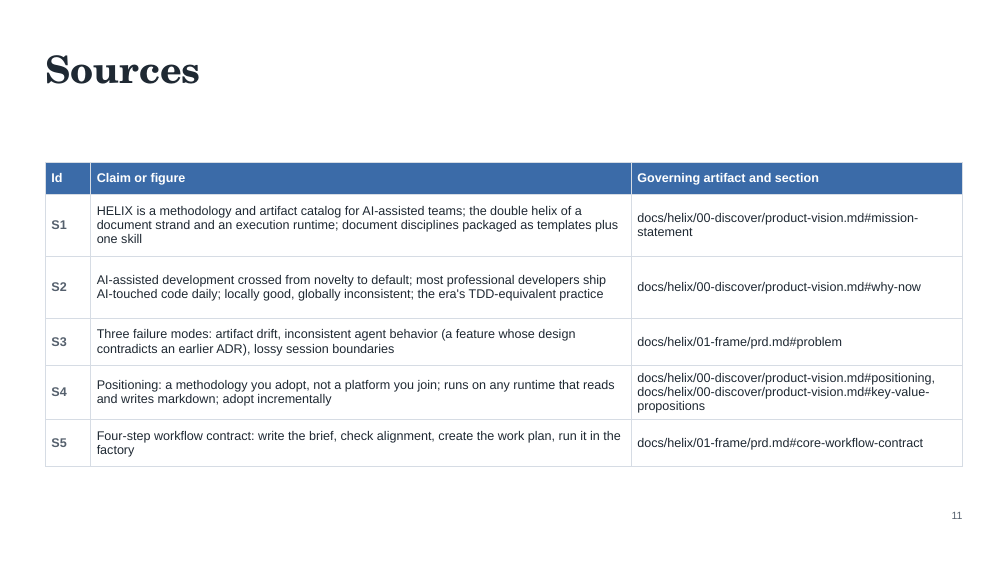
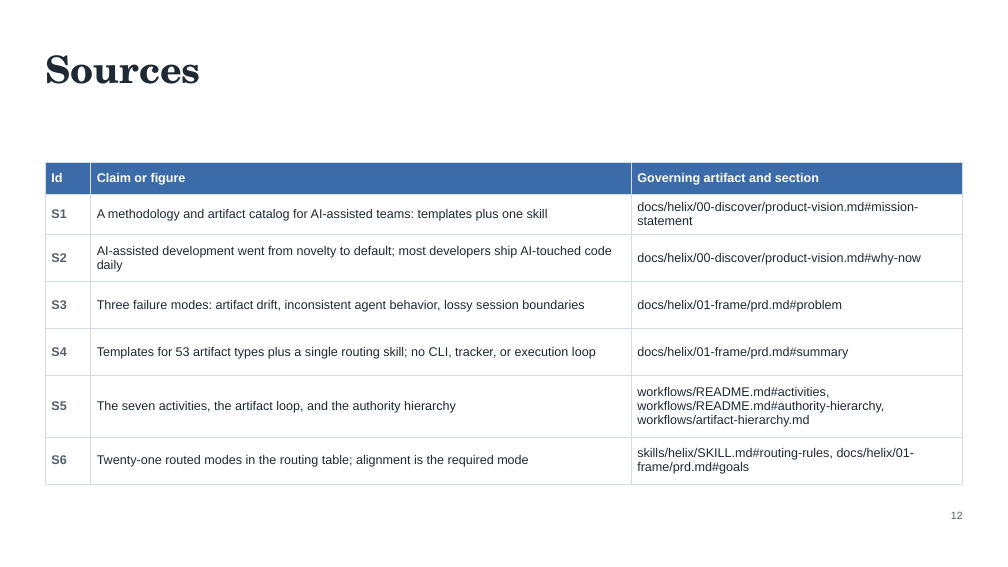
Before and after one commit to DocumentDrivenDX/helix, a slide deck: slide 12 of docs/helix/06-iterate/deliverables/assets/DEL-001-helix-evaluation-deck.pptx (slide 11 before the commit). Drawn at 1008x567 pixels with LibreOffice and Linux fonts; fonts in the diff are those of the drawing. Boxes give left, top, right and bottom in pixels: in the first picture for what was removed or moved away, otherwise in the second. Text is boxed around its words. In the diff, an @@ line names an element or a change of style, - is before the commit and + after.

```diff
--- a/docs/helix/06-iterate/deliverables/assets/DEL-001-helix-evaluation-deck.pptx
+++ b/docs/helix/06-iterate/deliverables/assets/DEL-001-helix-evaluation-deck.pptx
@@ table at (45, 163, 963, 478) @@
-row 2: S1 | HELIX is a methodology and artifact catalog for AI-assisted teams; the double helix of a document strand and an execution runtime; document disciplines packaged as templates plus one skill | docs/helix/00-discover/product-vision.md#mission-statement
-row 3: S2 | AI-assisted development crossed from novelty to default; most professional developers ship AI-touched code daily; locally good, globally inconsistent; the era's TDD-equivalent practice | docs/helix/00-discover/product-vision.md#why-now
-row 4: S3 | Three failure modes: artifact drift, inconsistent agent behavior (a feature whose design contradicts an earlier ADR), lossy session boundaries | docs/helix/01-frame/prd.md#problem
-row 5: S4 | Positioning: a methodology you adopt, not a platform you join; runs on any runtime that reads and writes markdown; adopt incrementally | docs/helix/00-discover/product-vision.md#positioning, docs/helix/00-discover/product-vision.md#key-value-propositions
-row 6: S5 | Four-step workflow contract: write the brief, check alignment, create the work plan, run it in the factory | docs/helix/01-frame/prd.md#core-workflow-contract
+row 2: S1 | A methodology and artifact catalog for AI-assisted teams: templates plus one skill | docs/helix/00-discover/product-vision.md#mission-statement
+row 3: S2 | AI-assisted development went from novelty to default; most developers ship AI-touched code daily | docs/helix/00-discover/product-vision.md#why-now
+row 4: S3 | Three failure modes: artifact drift, inconsistent agent behavior, lossy session boundaries | docs/helix/01-frame/prd.md#problem
+row 5: S4 | Templates for 53 artifact types plus a single routing skill; no CLI, tracker, or execution loop | docs/helix/01-frame/prd.md#summary
+row 6: S5 | The seven activities, the artifact loop, and the authority hierarchy | workflows/README.md#activities, workflows/README.md#authority-hierarchy, workflows/artifact-hierarchy.md
+row 7: S6 | Twenty-one routed modes in the routing table; alignment is the required mode | skills/helix/SKILL.md#routing-rules, docs/helix/01-frame/prd.md#goals
@@ text at (951, 511, 963, 519): text changed @@
-11
+12
```
Also in this commit, not shown: 6 other slides changed, 6 slides added, 4 slides removed, 15 other files.
